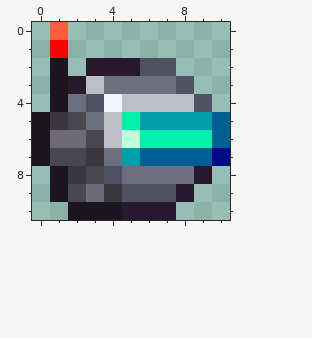
One commit to this pixel-art sprite: Items/Armor/HM/Hardlight/HardlightHelm.png. The picture above was drawn from the file before the commit.
The file is 22x22 pixels, drawn in blocks of 2x2; one block is one cell here.
After:
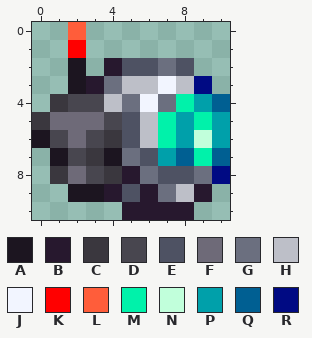
Palette (. is transparent): A #1c1520  B #27182e  C #3a373e  D #48464f  E #4e5263  F #6e6a78  G #6b6f7f  H #bdbfc8  J #f2f5ff  K #ff0000  L #ff5d3a  M #00f2aa  N #c1ffdb  P #00a0aa  Q #005f92  R #000a83
Edits made:
Changed rows in their new state; - is an unchanged pixel.
first column x 0:
 0 -.L--------
 1 -.K--------
 2 -.A.-E-GE--
 3 -.AB-HHJHR-
 4 -CDDHGJGMPQ
 5 CFFFDEHM-MP
 6 -D--CEH-PNP
 7 .A--AGEP-MQ
 8 -CF-CB-EEGR
 9 -.AAB-BGHB-
10 --...---B--
Where, in picture pixels (left, top, right, bottom), the same in both pictures:
changed: (32, 22, 230, 220)
